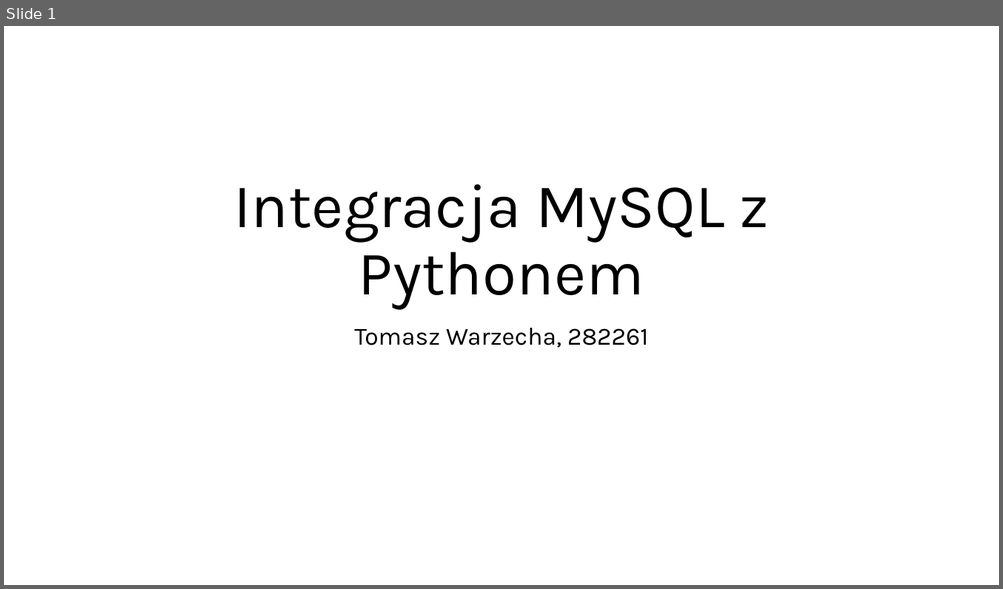
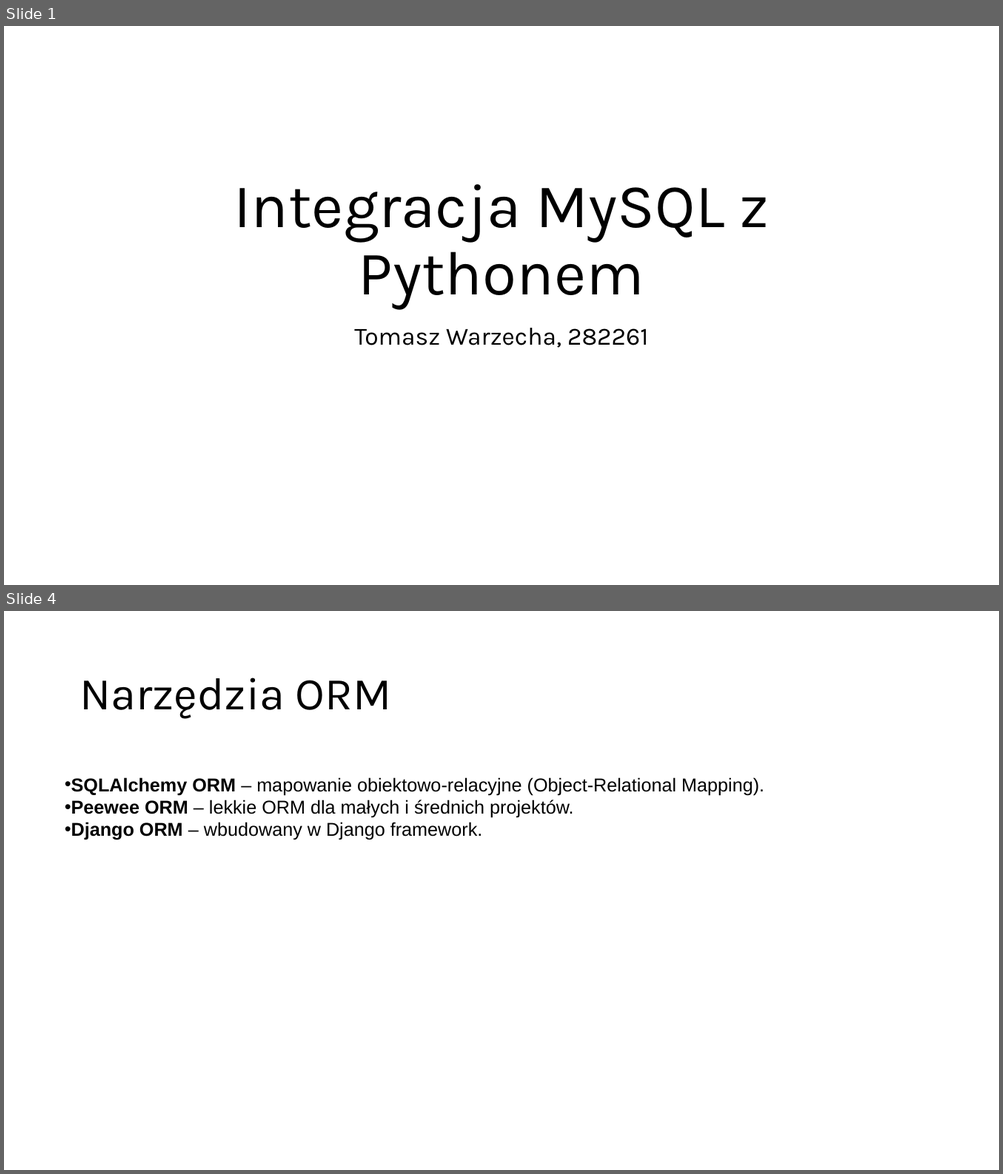
Before and after one commit to Tomusss/prezentacja, a slide deck: Integracja MySQL z Pythonem.pptx. Shown one above the other, each under a label of ours: slide 1 before the commit, slides 1 and 4 after it; the slides between them are not shown. The pictures are 1003x589 and 1003x1174 pixels, drawn with LibreOffice and Linux fonts; fonts in the diff are those of the drawing. Boxes give left, top, right and bottom in pixels: in the first picture for what was removed or moved away, otherwise in the second. Text is boxed around its words. In the diff, an @@ line names an element or a change of style, - is before the commit and + after.

```diff
--- a/Integracja MySQL z Pythonem.pptx
+++ b/Integracja MySQL z Pythonem.pptx
@@ slide 4 added at bbox=[4, 611, 999, 1170], background #FFFFFF @@
@@ title added at bbox=[79, 678, 392, 719], 44 pt, text #000000 @@
+Narzędzia ORM
@@ text added at bbox=[71, 777, 764, 840], 18 pt, text #000000 @@
+• SQLAlchemy ORM – mapowanie obiektowo-relacyjne (Object-Relational Mapping).
+• Peewee ORM – lekkie ORM dla małych i średnich projektów.
+• Django ORM – wbudowany w Django framework.
```
Also in this commit, not shown: 1 slide changed, 4 other slides added, 1 slide removed.
